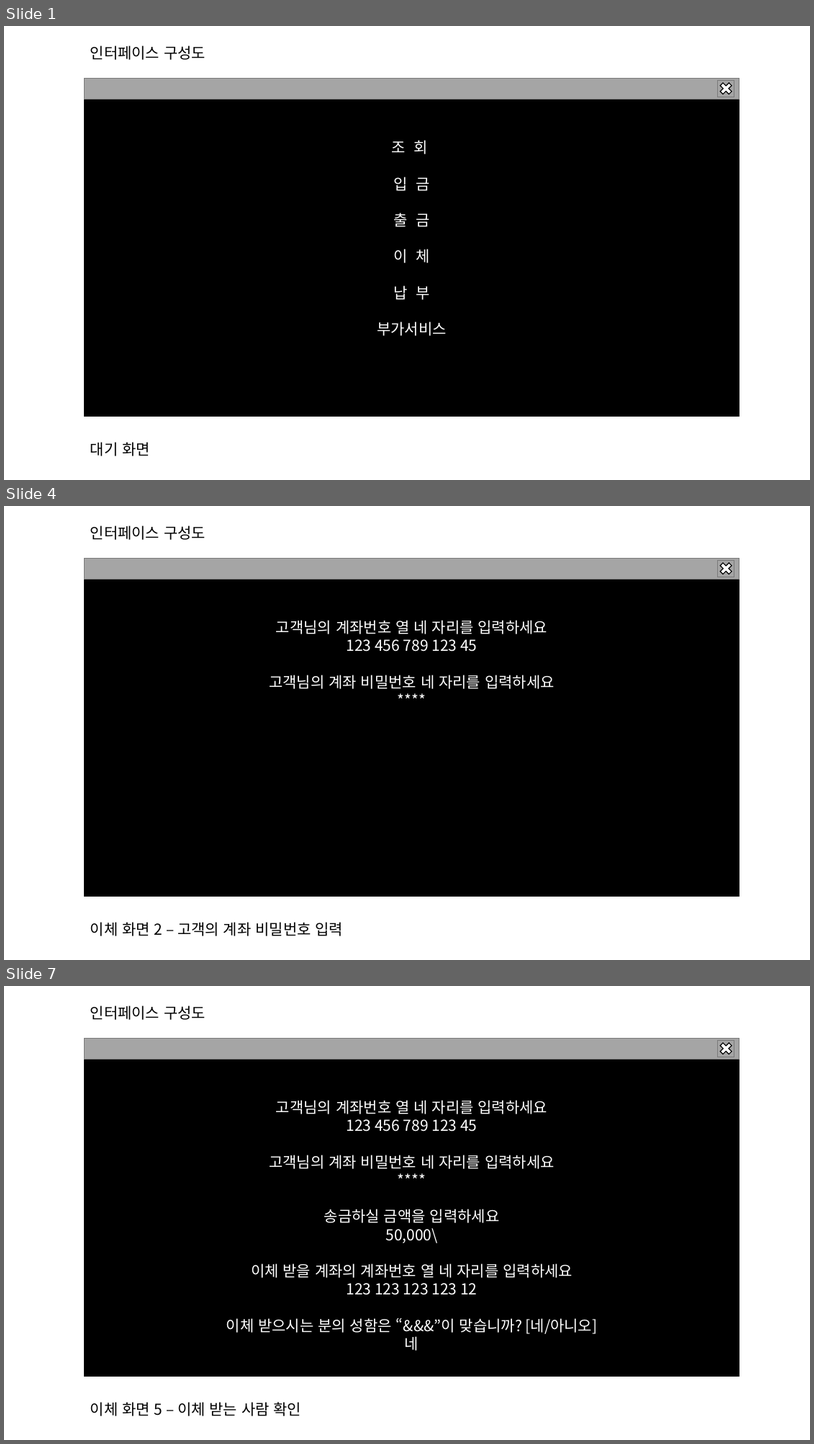
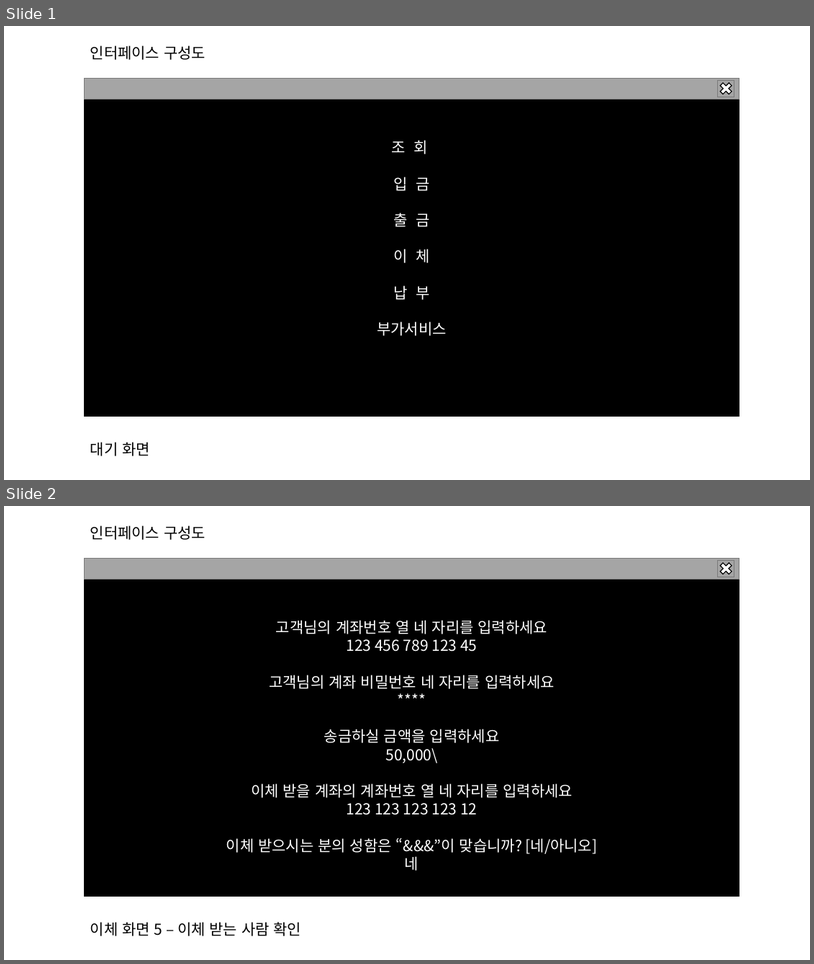
Before and after one commit to 909ma/ATM-System-using-by-C-Language, a slide deck: 기타/인터페이스/인터페이스 양식.pptx. Shown one above the other, each under a label of ours: slides 1, 4 and 7 before the commit, slides 1 and 2 after it; the slides between them are not shown. The pictures are 814x1444 and 814x964 pixels, drawn with LibreOffice and Linux fonts; fonts in the diff are those of the drawing. Boxes give left, top, right and bottom in pixels: in the first picture for what was removed or moved away, otherwise in the second. Text is boxed around its words. In the diff, an @@ line names an element or a change of style, - is before the commit and + after.

```diff
--- a/기타/인터페이스/인터페이스 양식.pptx
+++ b/기타/인터페이스/인터페이스 양식.pptx
@@ slide 4 removed at box(4, 506, 810, 960), background #FFFFFF @@
@@ text removed at box(90, 525, 206, 540) @@
-인터페이스 구성도
@@ group removed at box(85, 558, 741, 896): 3 rectangles, 1 cross @@
-고객님의 계좌번호 열 네 자리를 입력하세요
-123 456 789 123 45
-고객님의 계좌 비밀번호 네 자리를 입력하세요
-****
@@ text removed at box(90, 921, 344, 936) @@
-이체 화면 2 – 고객의 계좌 비밀번호 입력
@@ what was slide 7 is now slide 2 @@
```
Also in this commit, not shown: 6 other slides removed.
